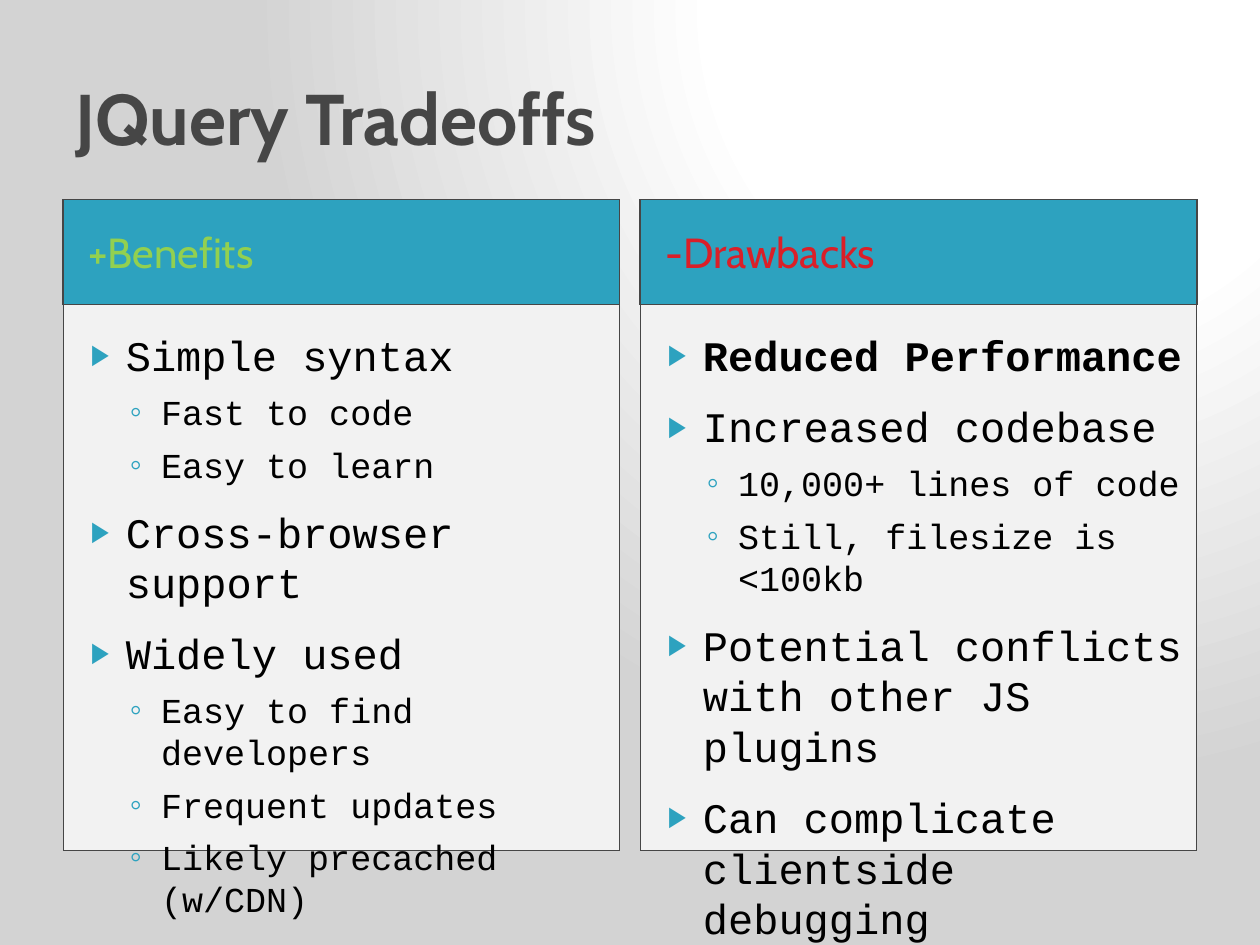
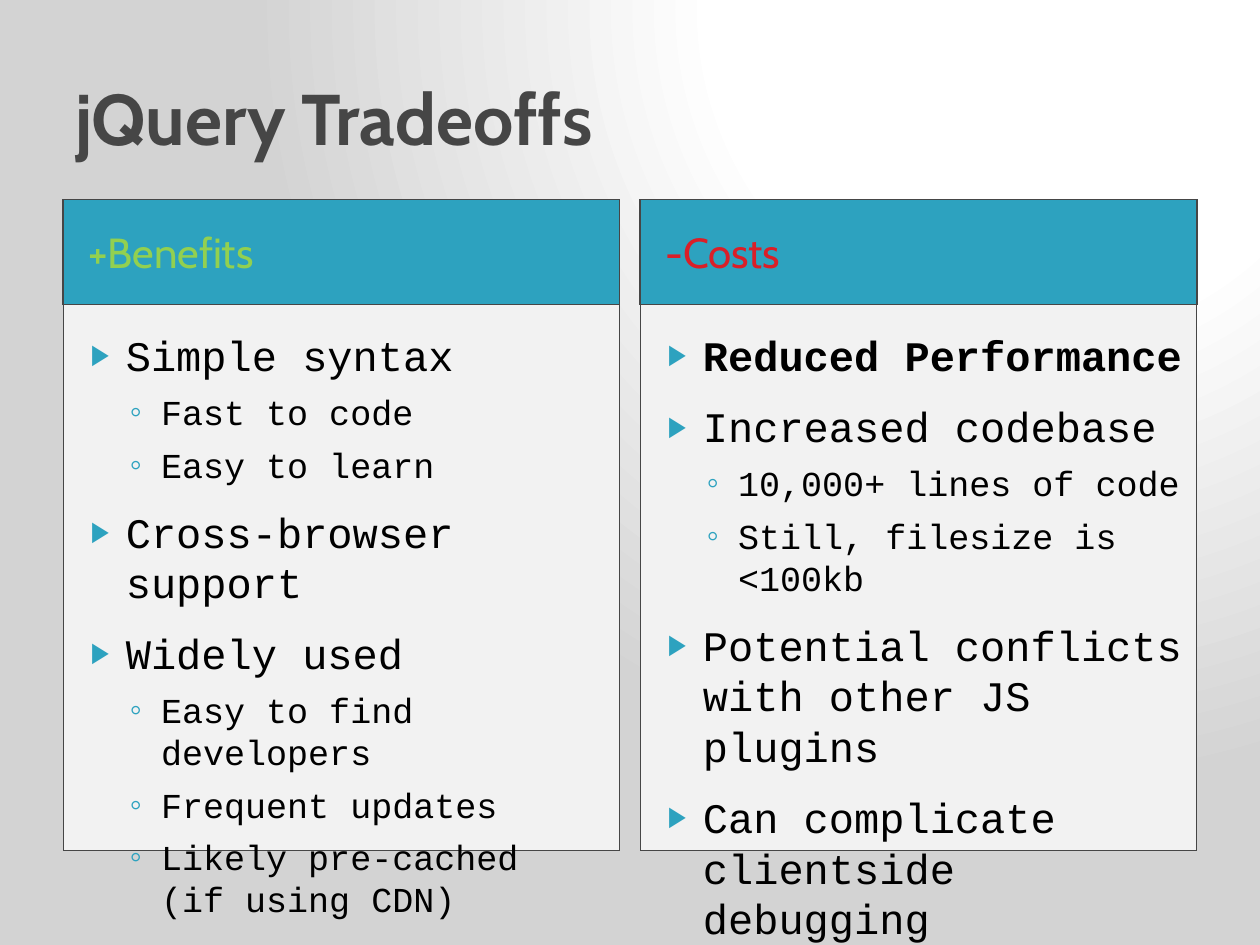
Before and after one commit to j-steve/temp, a slide deck: slide 13 of JavaScript JQuery training.pptx (slide 12 before the commit). Drawn at 1260x945 pixels with LibreOffice and Linux fonts; fonts in the diff are those of the drawing. Boxes give left, top, right and bottom in pixels: in the first picture for what was removed or moved away, otherwise in the second. Text is boxed around its words. In the diff, an @@ line names an element or a change of style, - is before the commit and + after.

```diff
--- a/JavaScript JQuery training.pptx
+++ b/JavaScript JQuery training.pptx
@@ title at (75,91,593,161): text changed @@
-JQuery Tradeoffs
+jQuery Tradeoffs
@@ text at (665,238,780,269): text changed @@
--Drawbacks
+-Costs
@@ text at (161,846,518,920): text changed @@
-  ◦ Likely precached (w/CDN)
+  ◦ Likely pre-cached
+    (if using CDN)
```
Also in this commit, not shown: 13 other slides changed, 2 slides added, 1 slide removed.
